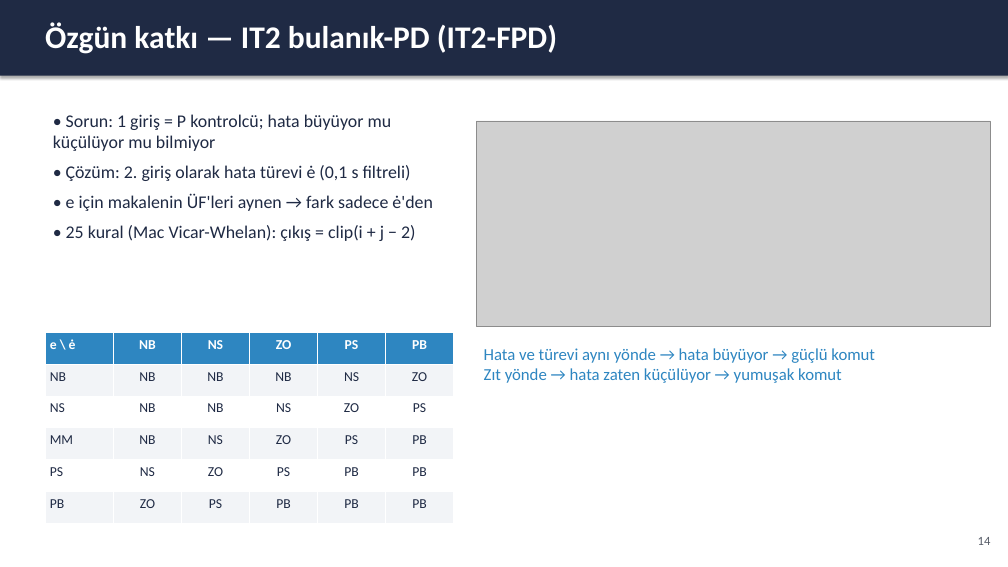
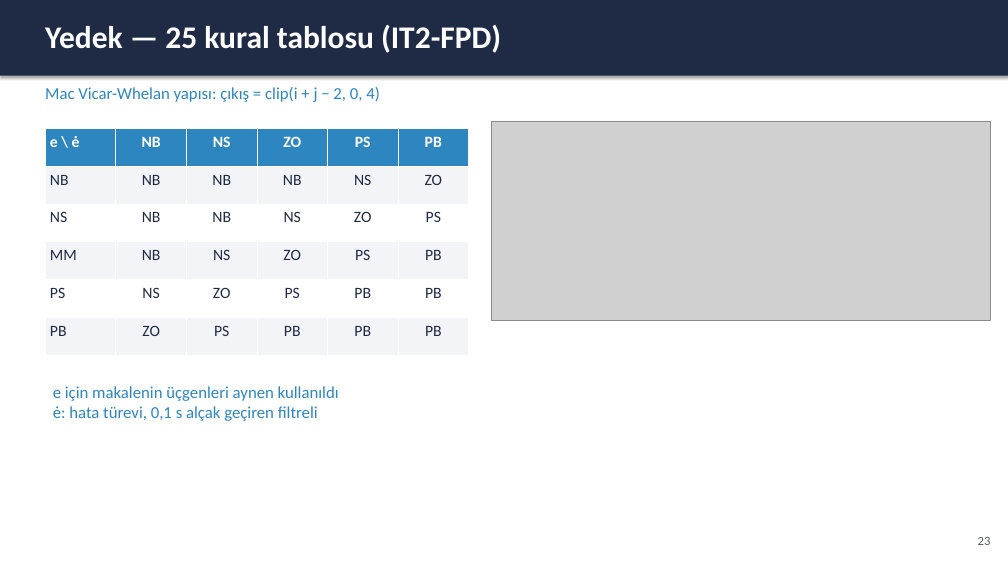
Before and after one commit to Lucryle/bulanikmantik, a slide deck: slide 23 of presentation/sunum.pptx (slide 14 before the commit). Drawn at 1008x567 pixels with LibreOffice and Linux fonts; fonts in the diff are those of the drawing; grey boxes stand for pictures. Boxes give left, top, right and bottom in pixels: in the first picture for what was removed or moved away, otherwise in the second. Text is boxed around its words. In the diff, an @@ line names an element or a change of style, - is before the commit and + after.

```diff
--- a/presentation/sunum.pptx
+++ b/presentation/sunum.pptx
@@ text at bbox=[45, 25, 501, 53]: text changed @@
-Özgün katkı — IT2 bulanık-PD (IT2-FPD)
+Yedek — 25 kural tablosu (IT2-FPD)
@@ text added at bbox=[45, 87, 380, 102], 16 pt, text #2E86C1 @@
+Mac Vicar-Whelan yapısı: çıkış = clip(i + j − 2, 0, 4)
@@ text removed at bbox=[53, 114, 432, 241] @@
-• Sorun: 1 giriş = P kontrolcü; hata büyüyor mu küçülüyor mu bilmiyor
-• Çözüm: 2. giriş olarak hata türevi ė (0,1 s filtreli)
-• e için makalenin ÜF'leri aynen → fark sadece ė'den
-• 25 kural (Mac Vicar-Whelan): çıkış = clip(i + j − 2)
@@ table at bbox=[45, 129, 467, 355] @@
@@ size 13 to 15 pt @@
@@ table: place and size @@
-table at bbox=[45, 333, 454, 523]
+table at bbox=[45, 129, 467, 355]
@@ picture: place and size @@
-picture at bbox=[476, 121, 991, 327]
+picture at bbox=[492, 121, 991, 321]
@@ text at bbox=[53, 386, 339, 421]: text changed @@
-Hata ve türevi aynı yönde → hata büyüyor → güçlü komut
-Zıt yönde → hata zaten küçülüyor → yumuşak komut
+e için makalenin üçgenleri aynen kullanıldı
+ė: hata türevi, 0,1 s alçak geçiren filtreli
@@ text at bbox=[978, 537, 991, 545]: text changed @@
-14
+23
```
Also in this commit, not shown: 7 other slides changed, 17 slides added, 14 slides removed, 1 other file.
